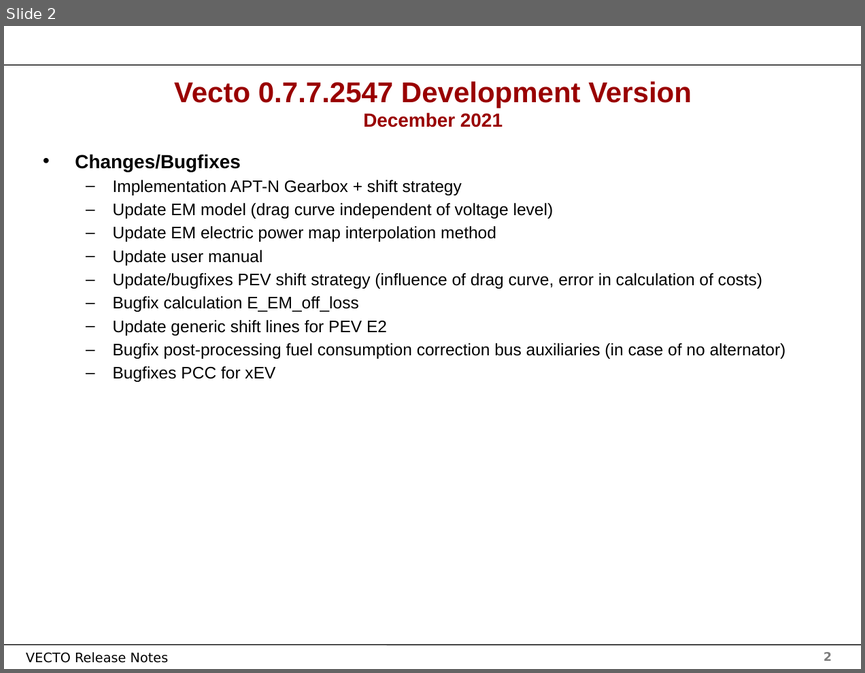
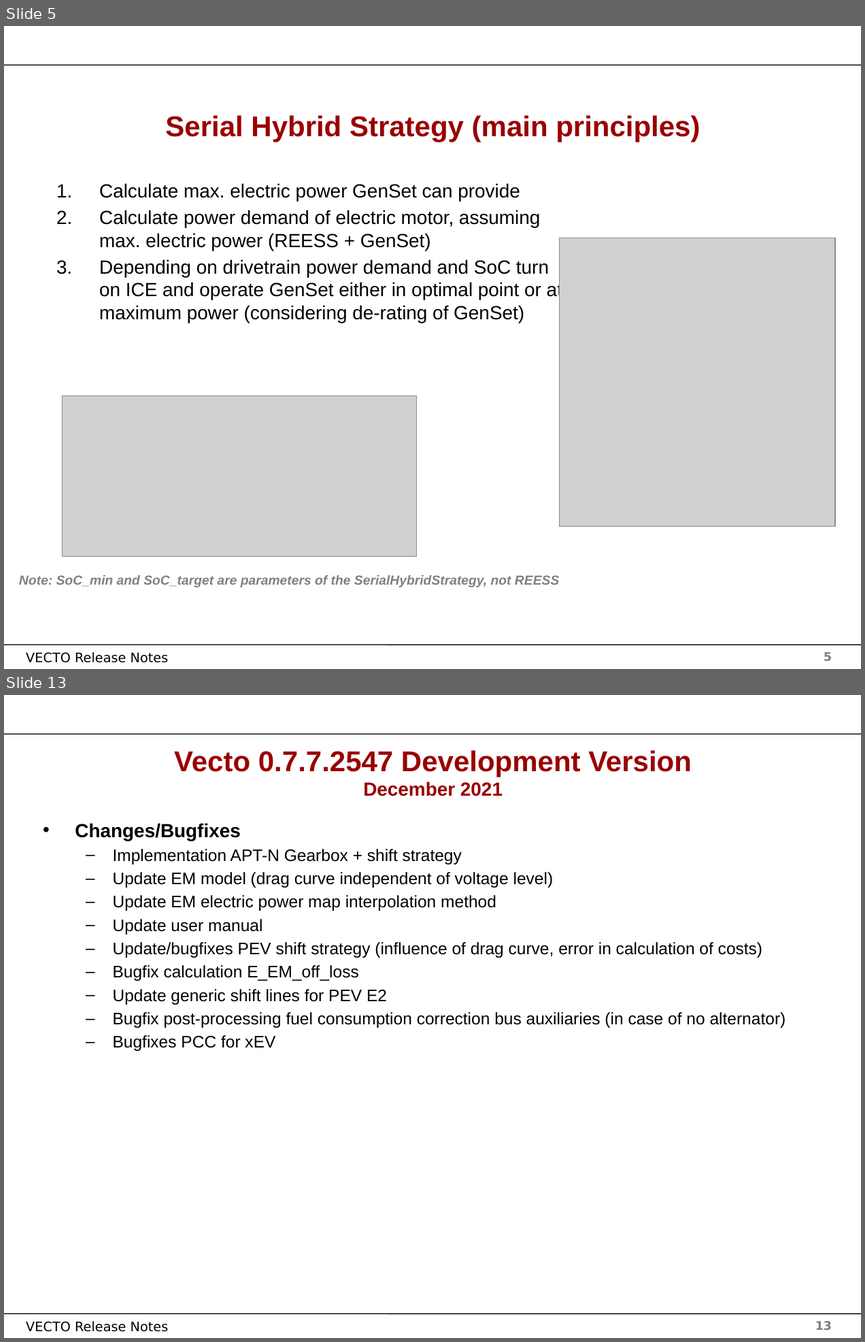
Before and after one commit to tanawadeatharva/BharatVECTO, a slide deck: Documentation/User Manual Source/Release Notes Vecto3.x.pptx. Shown one above the other, each under a label of ours: slide 2 before the commit, slides 5 and 13 after it; the slides between them are not shown. The pictures are 865x673 and 865x1342 pixels, drawn with LibreOffice and Linux fonts; fonts in the diff are those of the drawing; grey boxes stand for pictures; background and template pictures are left out. Boxes give left, top, right and bottom in pixels: in the first picture for what was removed or moved away, otherwise in the second. Text is boxed around its words. In the diff, an @@ line names an element or a change of style, - is before the commit and + after.

```diff
--- a/Documentation/User Manual Source/Release Notes Vecto3.x.pptx
+++ b/Documentation/User Manual Source/Release Notes Vecto3.x.pptx
@@ slide 5 added at box(4, 26, 861, 669), background #FFFFFF; not listed: 4 template elements that a slide beside it also shows @@
@@ title added at box(165, 115, 700, 142), 24 pt, text #990000, bold @@
+Serial Hybrid Strategy (main principles)
@@ text added at box(99, 183, 562, 322), 16 pt, text #000000 @@
+1. Calculate max. electric power GenSet can provide
+2. Calculate power demand of electric motor, assuming max. electric power (REESS + GenSet)
+3. Depending on drivetrain power demand and SoC turn on ICE and operate GenSet either in optimal point or at maximum power (considering de-rating of GenSet)
@@ picture added at box(559, 238, 835, 526) @@
@@ picture added at box(62, 395, 416, 556) @@
@@ text added at box(19, 575, 559, 587), 11 pt, text #808080, bold, italic @@
+Note: SoC_min and SoC_target are parameters of the SerialHybridStrategy, not REESS
@@ what was slide 2 is now slide 13 @@
@@ page number at box(815, 1321, 832, 1329): text changed @@
-2
+13
```
Also in this commit, not shown: 1 slide changed, 10 other slides added.
